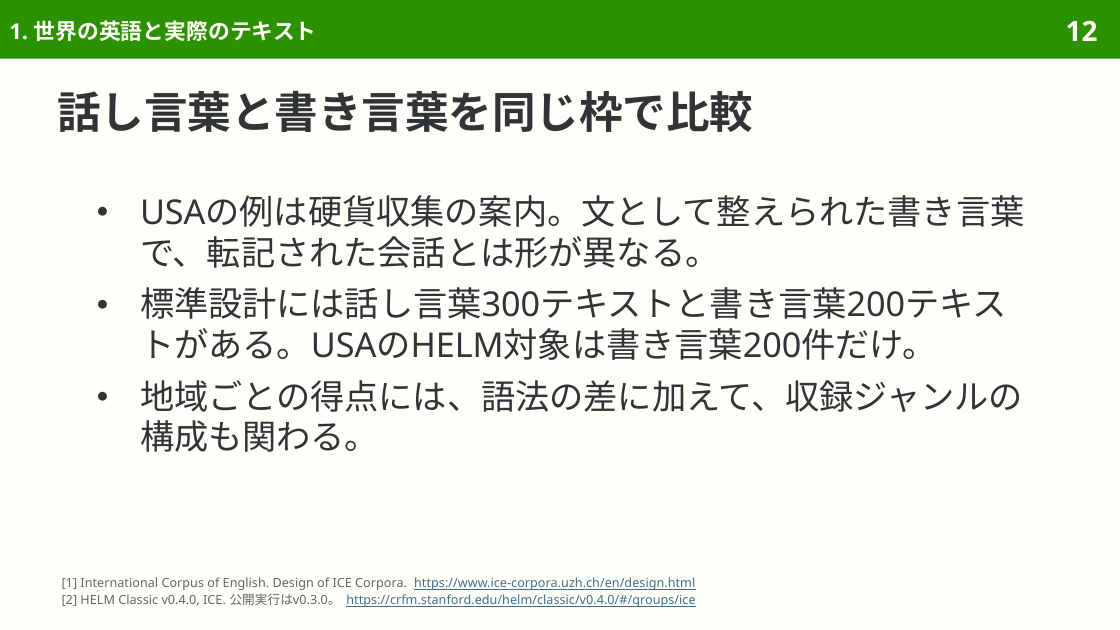
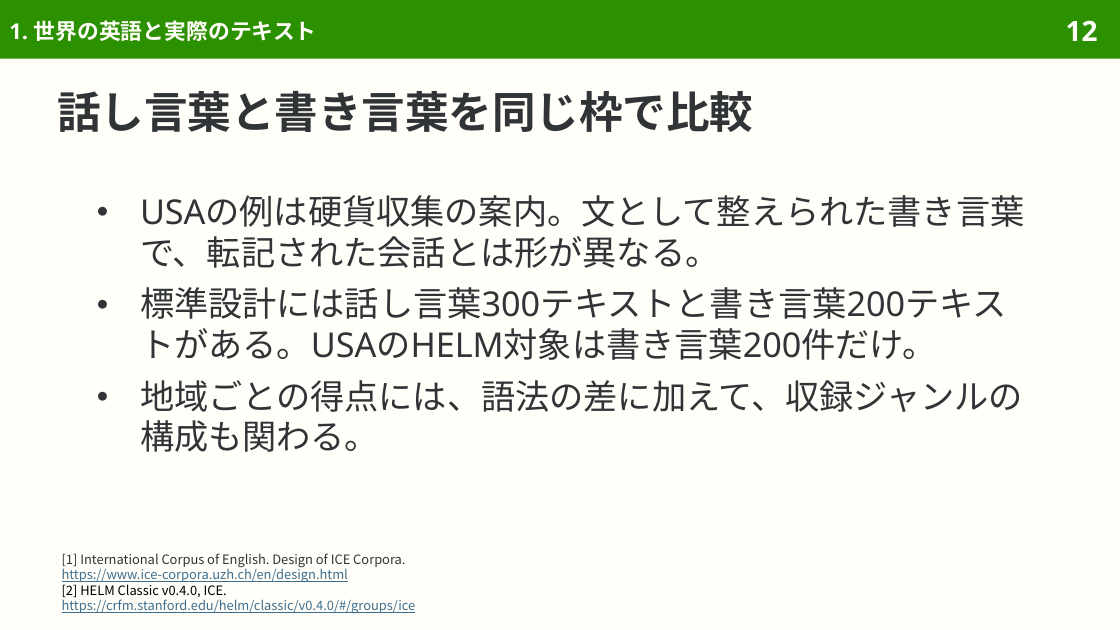
Before and after one commit to sasakiy84/datasets-in-10-minutes, a slide deck: slide 12 of slides/datasets-in-10-minutes-ice.pptx. Drawn at 1120x630 pixels with LibreOffice and Linux fonts; fonts in the diff are those of the drawing. Boxes give left, top, right and bottom in pixels: in the first picture for what was removed or moved away, otherwise in the second. Text is boxed around its words. In the diff, an @@ line names an element or a change of style, - is before the commit and + after.

Commit message:
Make ICE Japanese examples and corpus-use explanations natural

```diff
--- a/slides/datasets-in-10-minutes-ice.pptx
+++ b/slides/datasets-in-10-minutes-ice.pptx
@@ text at bbox=[62, 553, 416, 613]: text changed; size 8.1 to 8.3 pt; font Noto Sans to Noto Sans CJK JP @@
-[1] International Corpus of English. Design of ICE Corpora. https://www.ice-corpora.uzh.ch/en/design.html
-[2] HELM Classic v0.4.0, ICE. 公開実行はv0.3.0。 https://crfm.stanford.edu/helm/classic/v0.4.0/#/groups/ice
+[1] International Corpus of English. Design of ICE Corpora.
+https://www.ice-corpora.uzh.ch/en/design.html
+[2] HELM Classic v0.4.0, ICE.
+https://crfm.stanford.edu/helm/classic/v0.4.0/#/groups/ice
```
Also in this commit, not shown: 47 other slides changed, 1 slide removed, 38 other files.
